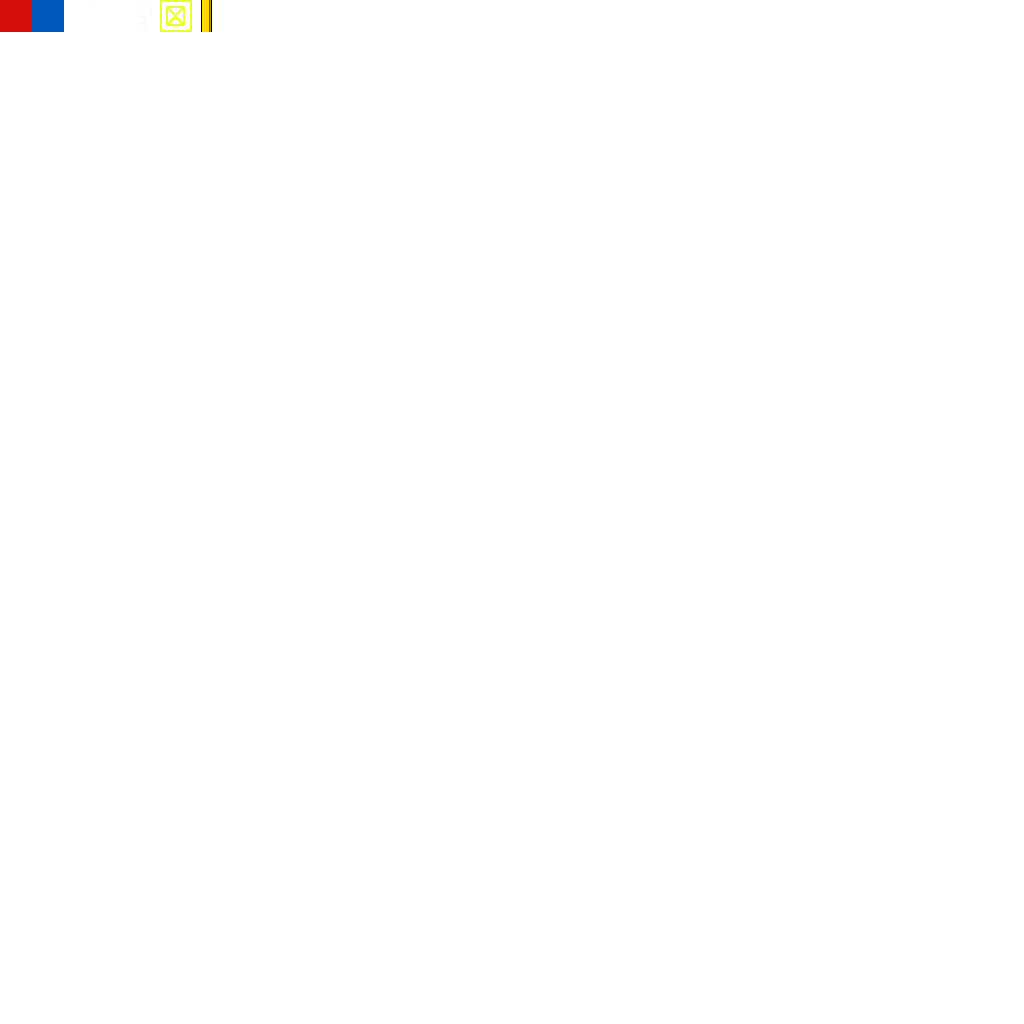
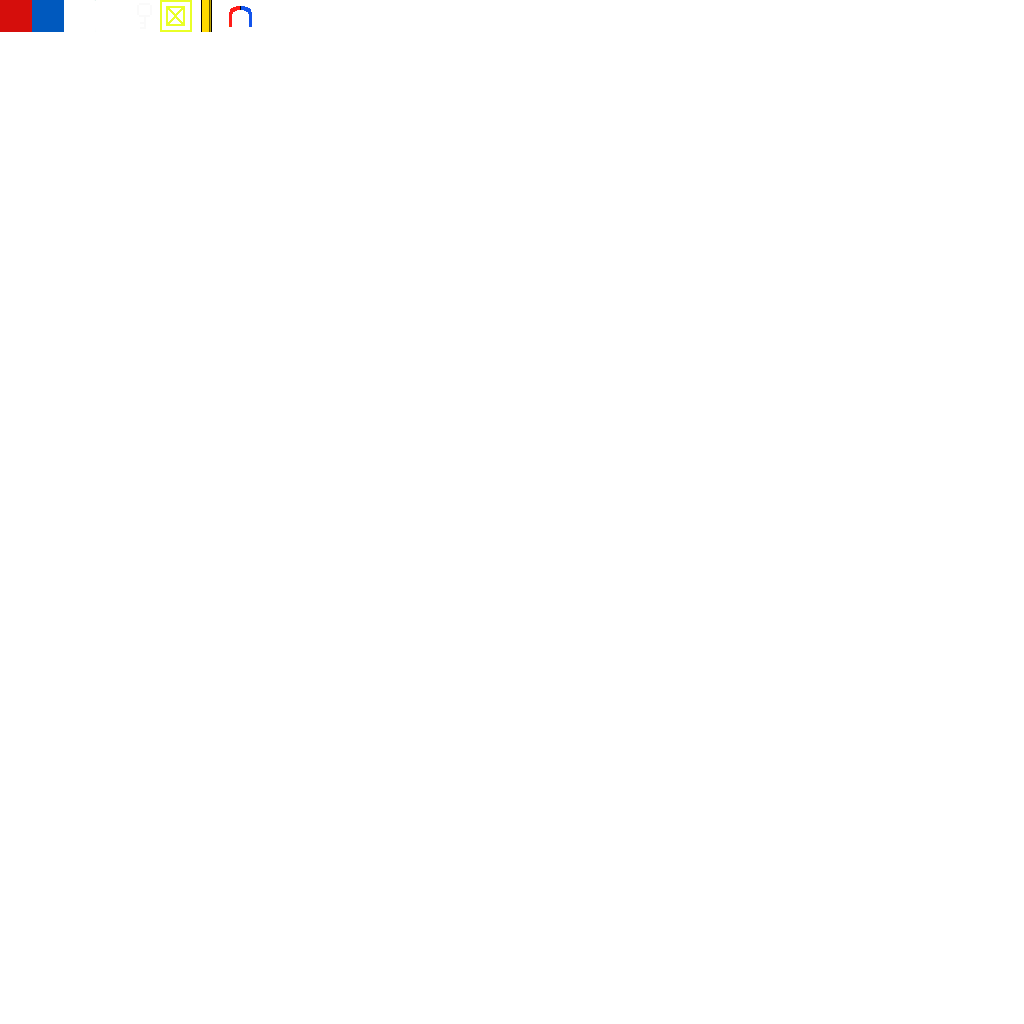
Layer changes from the first (1024, 1024) image to the second:
painted on "Слой 1" over [229, 6, 252, 27]
